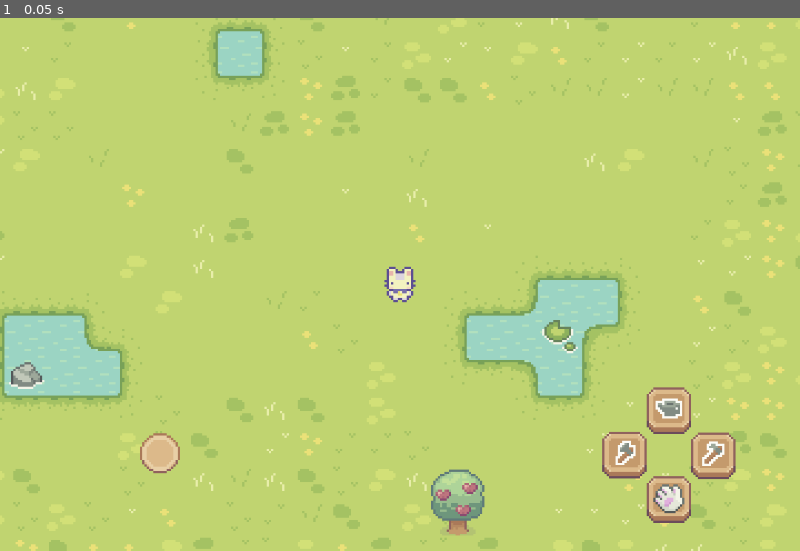
Above: before the commit, frame 1.
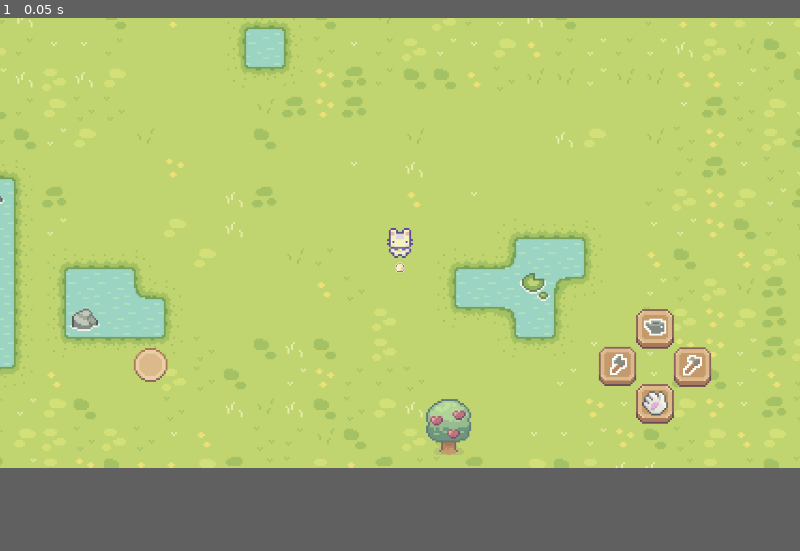
Above: after the commit, the same moment.

Repository: herdyhardiyant/TeemoLands
Game: Godot game, scene res://scenes/world.tscn
Two runs of this game, one before a commit and one after it. Both use one fixed random seed, a clock stepped at 60 frames per second and the inputs below.
Inputs:
- Up to frame 1 (0.05 s): no input
In our replay, the window is 800x533 before the commit and 800x450 after it. These sizes can differ from the game's own. Grey fills any space a smaller window leaves; there, only what the larger window draws over its background counts as a difference.

The runs differ from the first frame. In frame 1, 20% of the frame differs, in the area x 0-100%, y 0-100%.

Commit message:
Interact Trigger Fix

Diff:
--- a/project.godot
+++ b/project.godot
@@ -16,7 +16,7 @@
 
 [display]
 
-window/size/viewport_width=1080
+window/size/viewport_width=1280
 window/size/viewport_height=720
 
 [filesystem]
--- a/scenes/action_button.tscn
+++ b/scenes/action_button.tscn
@@ -4,6 +4,7 @@
 [ext_resource type="Script" path="res://scripts/ActionButton.gd" id="2_665f3"]
 
 [node name="ActionButton" type="Node2D"]
+z_index = 10
 
 [node name="ButtonNormal" type="Sprite2D" parent="."]
 texture = ExtResource("1_rpa1i")
--- a/scenes/joystick.tscn
+++ b/scenes/joystick.tscn
@@ -3,9 +3,7 @@
 [ext_resource type="Texture2D" uid="uid://ckvxv67lk3l1g" path="res://Sprout Lands/UI/UI Settings Buttons.png" id="1_114e0"]
 [ext_resource type="Script" path="res://scripts/Knob.gd" id="2_kao85"]
 
-[node name="Joystick" type="Control"]
-layout_mode = 3
-anchors_preset = 0
+[node name="Joystick" type="Node2D"]
 
 [node name="Knob" type="Sprite2D" parent="."]
 z_index = 10
@@ -16,7 +14,6 @@
 
 [node name="Button" type="Button" parent="."]
 modulate = Color(1, 1, 1, 0)
-layout_mode = 0
 offset_left = -9.0
 offset_top = -9.0
 offset_right = 9.0
--- a/scenes/player.tscn
+++ b/scenes/player.tscn
@@ -41,6 +41,38 @@
 atlas = ExtResource("2_5u4lt")
 region = Rect2(48, 240, 48, 48)
 
+[sub_resource type="AtlasTexture" id="AtlasTexture_3opw6"]
+atlas = ExtResource("2_5u4lt")
+region = Rect2(0, 0, 48, 48)
+
+[sub_resource type="AtlasTexture" id="AtlasTexture_c2wah"]
+atlas = ExtResource("2_5u4lt")
+region = Rect2(48, 0, 48, 48)
+
+[sub_resource type="AtlasTexture" id="AtlasTexture_rke5h"]
+atlas = ExtResource("2_5u4lt")
+region = Rect2(0, 96, 48, 48)
+
+[sub_resource type="AtlasTexture" id="AtlasTexture_vy2gj"]
+atlas = ExtResource("2_5u4lt")
+region = Rect2(48, 96, 48, 48)
+
+[sub_resource type="AtlasTexture" id="AtlasTexture_vgk8t"]
+atlas = ExtResource("2_5u4lt")
+region = Rect2(0, 144, 48, 48)
+
+[sub_resource type="AtlasTexture" id="AtlasTexture_2erui"]
+atlas = ExtResource("2_5u4lt")
+region = Rect2(48, 144, 48, 48)
+
+[sub_resource type="AtlasTexture" id="AtlasTexture_pirse"]
+atlas = ExtResource("2_5u4lt")
+region = Rect2(0, 48, 48, 48)
+
+[sub_resource type="AtlasTexture" id="AtlasTexture_7joff"]
+atlas = ExtResource("2_5u4lt")
+region = Rect2(48, 48, 48, 48)
+
 [sub_resource type="AtlasTexture" id="AtlasTexture_u77q3"]
 atlas = ExtResource("2_2lur8")
 region = Rect2(0, 0, 48, 48)
@@ -88,6 +120,38 @@
 [sub_resource type="AtlasTexture" id="AtlasTexture_n1fxd"]
 atlas = ExtResource("2_2lur8")
 region = Rect2(144, 48, 48, 48)
+
+[sub_resource type="AtlasTexture" id="AtlasTexture_rq5op"]
+atlas = ExtResource("2_5u4lt")
+region = Rect2(0, 384, 48, 48)
+
+[sub_resource type="AtlasTexture" id="AtlasTexture_mmbtq"]
+atlas = ExtResource("2_5u4lt")
+region = Rect2(48, 384, 48, 48)
+
+[sub_resource type="AtlasTexture" id="AtlasTexture_g4f3v"]
+atlas = ExtResource("2_5u4lt")
+region = Rect2(0, 480, 48, 48)
+
+[sub_resource type="AtlasTexture" id="AtlasTexture_e6671"]
+atlas = ExtResource("2_5u4lt")
+region = Rect2(48, 480, 48, 48)
+
+[sub_resource type="AtlasTexture" id="AtlasTexture_kr4s6"]
+atlas = ExtResource("2_5u4lt")
+region = Rect2(0, 528, 48, 48)
+
+[sub_resource type="AtlasTexture" id="AtlasTexture_7mw8i"]
+atlas = ExtResource("2_5u4lt")
+region = Rect2(48, 528, 48, 48)
+
+[sub_resource type="AtlasTexture" id="AtlasTexture_seaf3"]
+atlas = ExtResource("2_5u4lt")
+region = Rect2(0, 432, 48, 48)
+
+[sub_resource type="AtlasTexture" id="AtlasTexture_1siit"]
+atlas = ExtResource("2_5u4lt")
+region = Rect2(48, 432, 48, 48)
 
 [sub_resource type="SpriteFrames" id="SpriteFrames_dmwus"]
 animations = [{
@@ -137,6 +201,50 @@
 }, {
 "frames": [{
 "duration": 1.0,
+"texture": SubResource("AtlasTexture_3opw6")
+}, {
+"duration": 1.0,
+"texture": SubResource("AtlasTexture_c2wah")
+}],
+"loop": false,
+"name": &"hoe_down",
+"speed": 5.0
+}, {
+"frames": [{
+"duration": 1.0,
+"texture": SubResource("AtlasTexture_rke5h")
+}, {
+"duration": 1.0,
+"texture": SubResource("AtlasTexture_vy2gj")
+}],
+"loop": false,
+"name": &"hoe_left",
+"speed": 5.0
+}, {
+"frames": [{
+"duration": 1.0,
+"texture": SubResource("AtlasTexture_vgk8t")
+}, {
+"duration": 1.0,
+"texture": SubResource("AtlasTexture_2erui")
+}],
+"loop": false,
+"name": &"hoe_right",
+"speed": 5.0
+}, {
+"frames": [{
+"duration": 1.0,
+"texture": SubResource("AtlasTexture_pirse")
+}, {
+"duration": 1.0,
+"texture": SubResource("AtlasTexture_7joff")
+}],
+"loop": false,
+"name": &"hoe_up",
+"speed": 5.0
+}, {
+"frames": [{
+"duration": 1.0,
 "texture": SubResource("AtlasTexture_u77q3")
 }],
 "loop": true,
@@ -209,6 +317,50 @@
 }],
 "loop": true,
 "name": &"walk_up",
+"speed": 5.0
+}, {
+"frames": [{
+"duration": 1.0,
+"texture": SubResource("AtlasTexture_rq5op")
+}, {
+"duration": 1.0,
+"texture": SubResource("AtlasTexture_mmbtq")
+}],
+"loop": false,
+"name": &"watering_down",
+"speed": 5.0
+}, {
+"frames": [{
+"duration": 1.0,
+"texture": SubResource("AtlasTexture_g4f3v")
+}, {
+"duration": 1.0,
+"texture": SubResource("AtlasTexture_e6671")
+}],
+"loop": false,
+"name": &"watering_left",
+"speed": 5.0
+}, {
+"frames": [{
+"duration": 1.0,
+"texture": SubResource("AtlasTexture_kr4s6")
+}, {
+"duration": 1.0,
+"texture": SubResource("AtlasTexture_7mw8i")
+}],
+"loop": false,
+"name": &"watering_right",
+"speed": 5.0
+}, {
+"frames": [{
+"duration": 1.0,
+"texture": SubResource("AtlasTexture_seaf3")
+}, {
+"duration": 1.0,
+"texture": SubResource("AtlasTexture_1siit")
+}],
+"loop": false,
+"name": &"watering_up",
 "speed": 5.0
 }]
 
@@ -234,20 +386,16 @@
 zoom = Vector2(3, 3)
 
 [node name="Actions" parent="Camera2D" instance=ExtResource("5_4c33u")]
-position = Vector2(121, 77)
+position = Vector2(136, 66)
 
 [node name="Joystick" parent="Camera2D" instance=ExtResource("5_mn2qa")]
-offset_left = -108.0
-offset_top = 76.0
-offset_right = -108.0
-offset_bottom = 76.0
+position = Vector2(-133, 65)
 
 [node name="InteractTrigger" type="Area2D" parent="."]
-position = Vector2(0, 14)
+position = Vector2(0, 16)
 script = ExtResource("3_savii")
 
 [node name="InteractDebug" type="Sprite2D" parent="InteractTrigger"]
-visible = false
 position = Vector2(0, -1)
 scale = Vector2(0.400001, 0.400001)
 texture = ExtResource("3_agqux")
@@ -257,7 +405,16 @@
 shape = SubResource("RectangleShape2D_ly4re")
 
 [connection signal="animation_finished" from="AnimatedSprite2D" to="AnimatedSprite2D" method="_on_animation_finished"]
+[connection signal="button_down" from="Camera2D/Actions/AxeButton/Button" to="AnimatedSprite2D" method="_on_axe_button_down"]
+[connection signal="button_down" from="Camera2D/Actions/HoeButton/Button" to="AnimatedSprite2D" method="_on_hoe_button_down"]
+[connection signal="button_down" from="Camera2D/Actions/WaterButton/Button" to="AnimatedSprite2D" method="_on_watering_button_down"]
 [connection signal="body_entered" from="InteractTrigger" to="AnimatedSprite2D" method="_on_interact_trigger_body_entered"]
 [connection signal="body_entered" from="InteractTrigger" to="InteractTrigger" method="_on_body_entered"]
 [connection signal="body_exited" from="InteractTrigger" to="AnimatedSprite2D" method="_on_interact_trigger_body_exited"]
 [connection signal="body_exited" from="InteractTrigger" to="InteractTrigger" method="_on_body_exited"]
+
+[editable path="Camera2D/Actions"]
+[editable path="Camera2D/Actions/AxeButton"]
+[editable path="Camera2D/Actions/HandButton"]
+[editable path="Camera2D/Actions/HoeButton"]
+[editable path="Camera2D/Actions/WaterButton"]
--- /dev/null
+++ b/scenes/ui.tscn
@@ -0,0 +1,13 @@
+[gd_scene load_steps=3 format=3 uid="uid://di7lo014qb57e"]
+
+[ext_resource type="PackedScene" uid="uid://bcvcnn063vtjm" path="res://scenes/joystick.tscn" id="1_0q7ok"]
+[ext_resource type="PackedScene" uid="uid://cboqr7surpxdc" path="res://scenes/actions.tscn" id="2_22gow"]
+
+[node name="UI" type="CanvasLayer"]
+follow_viewport_enabled = true
+
+[node name="Joystick" parent="." instance=ExtResource("1_0q7ok")]
+position = Vector2(151, 594)
+
+[node name="Actions" parent="." instance=ExtResource("2_22gow")]
+position = Vector2(1117, 613)
--- a/scripts/player/PlayerAnimations.gd
+++ b/scripts/player/PlayerAnimations.gd
@@ -1,9 +1,11 @@
 extends AnimatedSprite2D
 
 var next_idle_animation = "idle_down"
+
 @onready var playerBody:Player = $".."
 
 var current_rotation = Vector2.DOWN
+
 var _is_animate_action = false
 
 var _is_interacting_tree = false
@@ -44,8 +46,6 @@
 	elif current_rotation == Vector2.LEFT:
 		play("axe_left")
 
-
-
 func _movement_animation():
 	if !playerBody.is_moving:
 		_idle_animtaion()
@@ -69,6 +69,28 @@
 	elif current_rotation == Vector2.LEFT:
 		play("idle_left")
 
+func _animate_hoe_swing():
+	_is_animate_action = true
+	if current_rotation == Vector2.UP:
+		play("hoe_up")
+	elif current_rotation == Vector2.DOWN:
+		play("hoe_down")
+	elif current_rotation == Vector2.RIGHT:
+		play("hoe_right")
+	elif current_rotation == Vector2.LEFT:
+		play("hoe_left")
+
+func _animate_watering():
+	_is_animate_action = true
+	if current_rotation == Vector2.UP:
+		play("watering_up")
+	elif current_rotation == Vector2.DOWN:
+		play("watering_down")
+	elif current_rotation == Vector2.RIGHT:
+		play("watering_right")
+	elif current_rotation == Vector2.LEFT:
+		play("watering_left")
+
 func _on_animation_finished():
 	_is_animate_action = false
 
@@ -78,3 +100,12 @@
 
 func _on_interact_trigger_body_exited(_body):
 	_is_interacting_tree = false
+
+func _on_axe_button_down():
+	_animate_axe_swing()
+
+func _on_hoe_button_down():
+	_animate_hoe_swing()
+
+func _on_watering_button_down():
+	_animate_watering()
--- a/scripts/player/PlayerInteractTrigger.gd
+++ b/scripts/player/PlayerInteractTrigger.gd
@@ -1,10 +1,10 @@
 extends Area2D
 
 var interacted_object
-
+@onready var player = $".."
 func _ready():
 	position.y = 14
-	position.y = 0
+
 
 # Called every frame. 'delta' is the elapsed time since the previous frame.
 func _process(_delta):
@@ -19,12 +19,14 @@
 			interacted_object.interact()
 
 func _update_interact_position():
-	var input_rotation = Input.get_vector("left", "right", "up", "down")
+	var velocity: Vector2 = player.velocity
+	var input_rotation: Vector2 = velocity.normalized()
 	if input_rotation == Vector2.ZERO:
 		return
 	position = input_rotation * 14
 
 func _on_body_entered(body):
+	print(body.name)
 	interacted_object = body
 
 func _on_body_exited(_body):
Not shown: 1 places in scenes/player.tscn that only renumber resources
